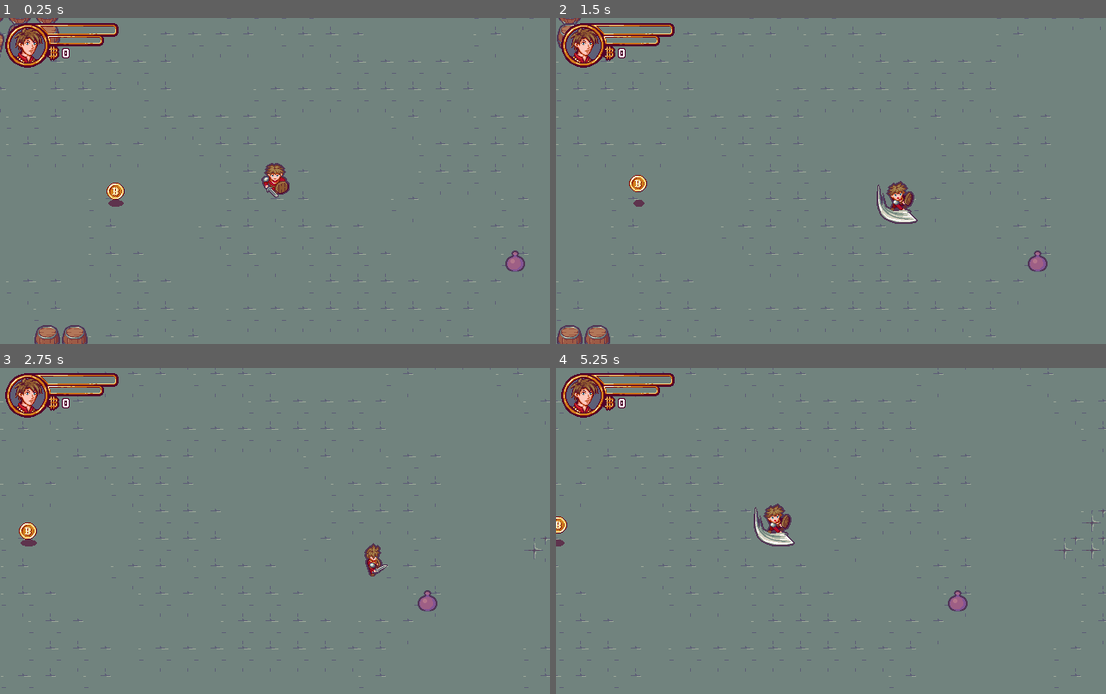
Above: before the commit, frames 1-4 (two rows, left to right).
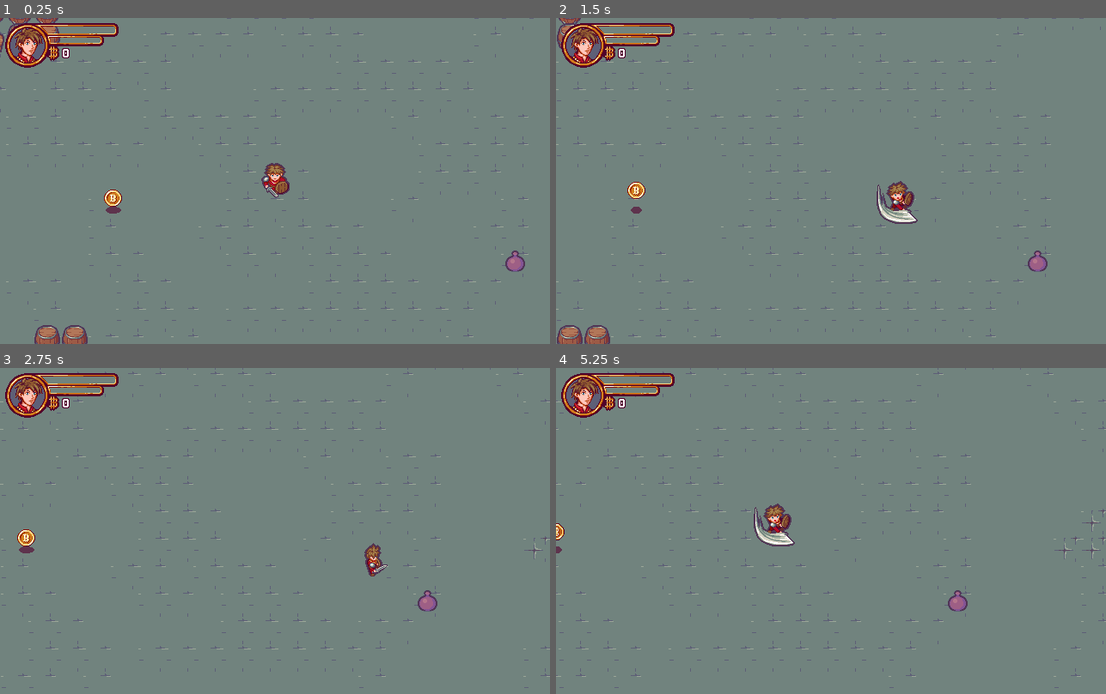
Above: after the commit, the same moments.

Repository: Franofarion/Godot-2D-ZeldIsaac-Tutorial
Game: Godot game, scene res://Scenes/Levels/Level.tscn
Two runs of this game, one before a commit and one after it. Both use one fixed random seed, a clock stepped at 60 frames per second and the inputs below. Sound files missing from this copy of the repository are replaced by a short silence.
Inputs:
- Up to frame 1 (0.25 s): no input
- Up to frame 2 (1.5 s): tap Enter (ui_accept) at 0.5, 1.35 s; hold Right (ui_right) 0.53-1.28 s; hold Enter (ui_accept) 0.53-1.28 s; hold Down (ui_down) from 1.28 s (still down)
- Up to frame 3 (2.75 s): tap Enter (ui_accept) at 1.52, 1.82 s; release Down (ui_down) at 2.03 s; hold Right (ui_right) from 2.03 s (still down); hold Enter (ui_accept) from 2.03 s (still down)
- Up to frame 4 (5.25 s): release Right (ui_right) at 2.78 s; release Enter (ui_accept) at 2.78 s; hold Up (ui_up) 2.78-3.53 s; tap Enter (ui_accept) at 2.85, 3.02, 3.32, 4.35, 4.52, 4.82 s; hold Enter (ui_accept) 3.53-4.28 s; hold Left (ui_left) 3.53-5.03 s; hold Down (ui_down) from 5.03 s (still down); hold Enter (ui_accept) from 5.03 s (still down)

The runs differ from the first frame. In frame 1, 0.3% of the frame differs, in the area x 18-23%, y 50-60%; in frame 2, 0.3%, in the area x 12-17%, y 48-60%; in frame 3, 0.2%; in frame 4, 0.2%.

Commit message:
coin factory & drop coin from chest

Diff:
--- a/Autoload/Events.gd
+++ b/Autoload/Events.gd
@@ -2,5 +2,6 @@
 
 # warnings-disable
 
+signal spawn_coin(pos)
 signal coin_collected()
 signal nb_coins_changed()
--- a/Autoload/Game.gd
+++ b/Autoload/Game.gd
@@ -16,6 +16,7 @@
 
 func _ready():
 	EVENTS.connect("coin_collected", self, "_on_EVENTS_coin_collected")
+	randomize()
 
 
 #### SIGNAL RESPONSES ####
--- a/Scenes/Character/Character.gd
+++ b/Scenes/Character/Character.gd
@@ -1,4 +1,5 @@
 extends KinematicBody2D
+class_name Character
 
 onready var animated_sprite = get_node("AnimatedSprite")
 onready var attack_hitbox = get_node("AttackHitbox")
@@ -85,8 +86,6 @@
 		STATE.MOVE: state_name = 'Move'
 		STATE.ATTACK: state_name = 'Attack'
 
-	print('update animation ' + state_name + dir_name)
-
 	animated_sprite.play(state_name + dir_name)
 
 # Update the rotation of the attack hitbox based on the facing direction
--- a/Scenes/InteractiveObjects/Chest/Chest.gd
+++ b/Scenes/InteractiveObjects/Chest/Chest.gd
@@ -17,7 +17,11 @@
 	state = STATE.OPENING
 	animated_sprite.play('Open')
 
+func _spawn_content() -> void:
+	print(String(position))
+	EVENTS.emit_signal("spawn_coin", position)
 
 func _on_AnimatedSprite_animation_finished():
 	if animated_sprite.get_animation() == 'Open':
 		state = STATE.OPEN
+		_spawn_content()
--- a/Scenes/InteractiveObjects/Coin/Coin.gd
+++ b/Scenes/InteractiveObjects/Coin/Coin.gd
@@ -1,70 +1,149 @@
 extends Node2D
-
-onready var area = $Area2D
-onready var coin_sprite = $CoinSprite
-onready var shadow_sprite = $ShadowSprite
-onready var particule = $Particles2D
-onready var audio_stream = $AudioStreamPlayer2D
-onready var animation_player = $AnimationPlayer
+class_name Coin
 
 enum STATE {
+	SPAWN,
 	IDLE,
 	FOLLOW,
 	COLLECT
 }
 
-var speed : float = 400.0
-var state : int = STATE.IDLE
+const GRAVITY := 40.0
+
+onready var coin_sprite = $CoinSprite
+onready var shadow_sprite = $ShadowSprite
+onready var collect_sound = $CollectSound
+onready var particules = $Particles2D
+onready var animation_player = $AnimationPlayer
+onready var timer = $Timer
+
+var state : int = STATE.SPAWN setget set_state, get_state
+
+var spawn_v_force : float = -400.0
+var spawn_dir_force : float = 200.0
+var spawn_dir := Vector2.ZERO
+var spawn_dir_velocity := Vector2.ZERO
+var damping := 20.0
+
+var speed = 400.0
 var target : Node2D = null
+
+signal state_changed
+
+#### ACCESSORS ####
+
+func is_class(value: String): return value == "Coin" or .is_class(value)
+func get_class() -> String: return "Coin"
+
+func set_state(value: int):
+	if value != state:
+		state = value
+		emit_signal("state_changed")
+func get_state() -> int: return state
 
 #### BUILT-IN ####
 
-func _ready():
+func _ready() -> void:
 	animation_player.play("Wave")
 
+	_init_spawn_values()
+
+
 func _physics_process(delta: float) -> void:
-	if state != STATE.IDLE:
-		var target_pos = target.get_position()
-		var spd = speed * delta
+	match(state):
+		STATE.FOLLOW: _follow(delta)
+		STATE.COLLECT: _follow(delta) # allow the particule to follow player
+		STATE.SPAWN: _spawn(delta)
 
-		if position.distance_to(target_pos) < spd:
-			position = target_pos
+
+func _follow(delta: float) -> void:
+	if target == null:
+		return
+
+	var target_pos = target.get_position()
+	var dist = position.distance_to(target_pos)
+	var spd = speed * delta
+
+	if dist < spd:
+		position = target_pos
+		if state == STATE.FOLLOW:
 			collect()
-		else:
-			position = position.move_toward(target_pos, spd)
+	else:
+		position = position.move_toward(target_pos, spd)
+
+
+func _spawn(delta: float) -> void:
+	spawn_v_force += GRAVITY
+	var spawn_v_velocity = Vector2(0.0, spawn_v_force)
+	spawn_dir_velocity = spawn_dir * spawn_dir_force
+	spawn_dir_velocity = spawn_dir_velocity.clamped(spawn_dir_velocity.length() - damping)
+
+	var velocity = spawn_v_velocity + spawn_dir_velocity
+	position += velocity * delta
+
+
+func _init_spawn_values() -> void:
+	var rdm_angle = rand_range(0.0, 360.0)
+	spawn_dir = Vector2(sin(rdm_angle), cos(rdm_angle))
+
+
+func _follow_target(tar: Node2D) -> void:
+	set_state(STATE.FOLLOW)
+	target = tar
+
+
+
+#### VIRTUALS ####
+
+
 
 #### LOGIC ####
 
 func collect() -> void:
 	if state != STATE.COLLECT:
-		state = STATE.COLLECT
+		set_state(STATE.COLLECT)
+		collect_sound.play()
+		particules.set_emitting(true)
+
 		coin_sprite.set_visible(false)
 		shadow_sprite.set_visible(false)
-		particule.set_emitting(true)
-		audio_stream.play()
-
 		EVENTS.emit_signal("coin_collected")
 
-		yield(audio_stream, "finished")
+		yield(collect_sound, "finished")
+
 		queue_free()
+
+
+#### INPUTS ####
+
+
 
 #### SIGNAL RESPONSES ####
 
-func _on_Area2D_body_entered(body: Node):
+func _on_FollowArea_body_entered(body: Node) -> void:
 	if state == STATE.IDLE:
-		state = STATE.FOLLOW
-		target = body
-		animation_player.stop()
+		_follow_target(body)
 
 
-func _on_Timer_timeout():
-	if state == STATE.IDLE:
-		coin_sprite.play('Rotation')
-		shadow_sprite.play('Rotation')
+func _on_CoinSprite_animation_finished() -> void:
+	if coin_sprite.get_animation() == "Rotation":
+		coin_sprite.play("Idle")
+		shadow_sprite.play("Idle")
+		timer.start()
 
 
+func _on_Timer_timeout() -> void:
+	if state == STATE.IDLE:
+		coin_sprite.play("Rotation")
+		shadow_sprite.play("Rotation")
 
-func _on_CoinSprite_animation_finished():
-	if coin_sprite.get_animation() == 'Rotation':
-		coin_sprite.play('Idle')
-		shadow_sprite.play('Idle')
+
+func _on_SpawnDurationTimer_timeout() -> void:
+	set_state(STATE.IDLE)
+
+
+func _on_Coin_state_changed() -> void:
+	if state == STATE.IDLE:
+		for body in $Area2D.get_overlapping_bodies():
+			if body is Character:
+				_follow_target(body)
--- a/Scenes/InteractiveObjects/Coin/Coin.tscn
+++ b/Scenes/InteractiveObjects/Coin/Coin.tscn
@@ -183,7 +183,7 @@
 one_shot = true
 process_material = SubResource( 26 )
 
-[node name="AudioStreamPlayer2D" type="AudioStreamPlayer2D" parent="."]
+[node name="CollectSound" type="AudioStreamPlayer2D" parent="."]
 stream = ExtResource( 4 )
 
 [node name="Timer" type="Timer" parent="."]
@@ -193,6 +193,13 @@
 [node name="AnimationPlayer" type="AnimationPlayer" parent="."]
 anims/Wave = SubResource( 27 )
 
+[node name="SpawnDurationTimer" type="Timer" parent="."]
+wait_time = 0.2
+one_shot = true
+autostart = true
+
+[connection signal="state_changed" from="." to="." method="_on_Coin_state_changed"]
 [connection signal="animation_finished" from="CoinSprite" to="." method="_on_CoinSprite_animation_finished"]
-[connection signal="body_entered" from="Area2D" to="." method="_on_Area2D_body_entered"]
+[connection signal="body_entered" from="Area2D" to="." method="_on_FollowArea_body_entered"]
 [connection signal="timeout" from="Timer" to="." method="_on_Timer_timeout"]
+[connection signal="timeout" from="SpawnDurationTimer" to="." method="_on_SpawnDurationTimer_timeout"]
--- /dev/null
+++ b/Scenes/Levels/CoinFactory.gd
@@ -0,0 +1,15 @@
+extends Node2D
+
+var coin_scene = preload("res://Scenes/InteractiveObjects/Coin/Coin.tscn")
+
+func _ready() -> void:
+	var __ = EVENTS.connect("spawn_coin", self, "_on_EVENTS_spawn_coin")
+
+func _spawn_coin(pos: Vector2) -> void:
+	var coin = coin_scene.instance()
+
+	coin.set_position(pos)
+	owner.add_child(coin)
+
+func _on_EVENTS_spawn_coin(pos: Vector2) -> void:
+	_spawn_coin(pos)
--- a/Scenes/Levels/Level.gd
+++ b/Scenes/Levels/Level.gd
@@ -1,5 +1,5 @@
 extends Node2D
 
-func _ready() -> void:
-	OS.window_fullscreen = true
-	OS.window_maximized = true
+#func _ready() -> void:
+#	OS.window_fullscreen = true
+#	OS.window_maximized = true
--- a/Scenes/Levels/Level.tscn
+++ b/Scenes/Levels/Level.tscn
@@ -11,6 +11,7 @@
 [ext_resource path="res://Scenes/UI/HUD/HUD.png" type="Texture" id=9]
 [ext_resource path="res://Scenes/UI/Font/BabaMediumPixels.ttf" type="DynamicFontData" id=10]
 [ext_resource path="res://Scenes/UI/HUD/HUD.gd" type="Script" id=11]
+[ext_resource path="res://Scenes/Levels/CoinFactory.gd" type="Script" id=12]
 
 [sub_resource type="ConvexPolygonShape2D" id=2]
 points = PoolVector2Array( 32, 32, 0, 32, 0, 0, 32, 0 )
@@ -542,3 +543,6 @@
 __meta__ = {
 "_edit_use_anchors_": false
 }
+
+[node name="CoinFactory" type="Node2D" parent="."]
+script = ExtResource( 12 )
--- a/project.godot
+++ b/project.godot
@@ -7,6 +7,22 @@
 ;   param=value ; assign values to parameters
 
 config_version=4
+
+_global_script_classes=[ {
+"base": "KinematicBody2D",
+"class": "Character",
+"language": "GDScript",
+"path": "res://Scenes/Character/Character.gd"
+}, {
+"base": "Node2D",
+"class": "Coin",
+"language": "GDScript",
+"path": "res://Scenes/InteractiveObjects/Coin/Coin.gd"
+} ]
+_global_script_class_icons={
+"Character": "",
+"Coin": ""
+}
 
 [application]
 
Not shown: 1 places in Scenes/Levels/Level.tscn that only renumber resources
